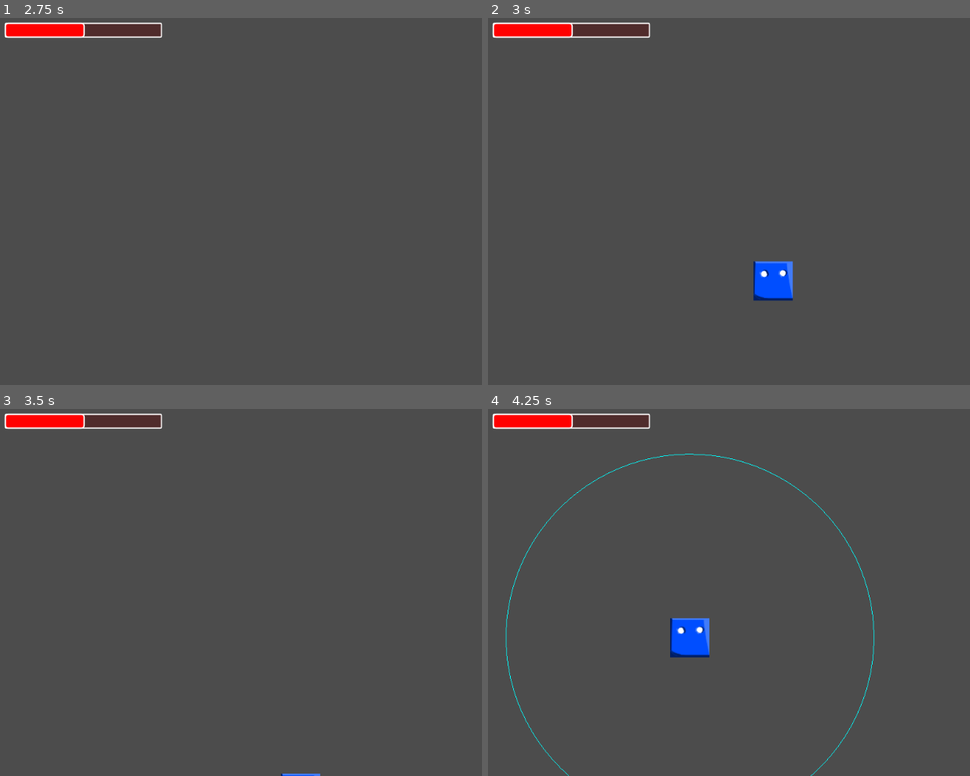
Above: before the commit, frames 1-4 (two rows, left to right).
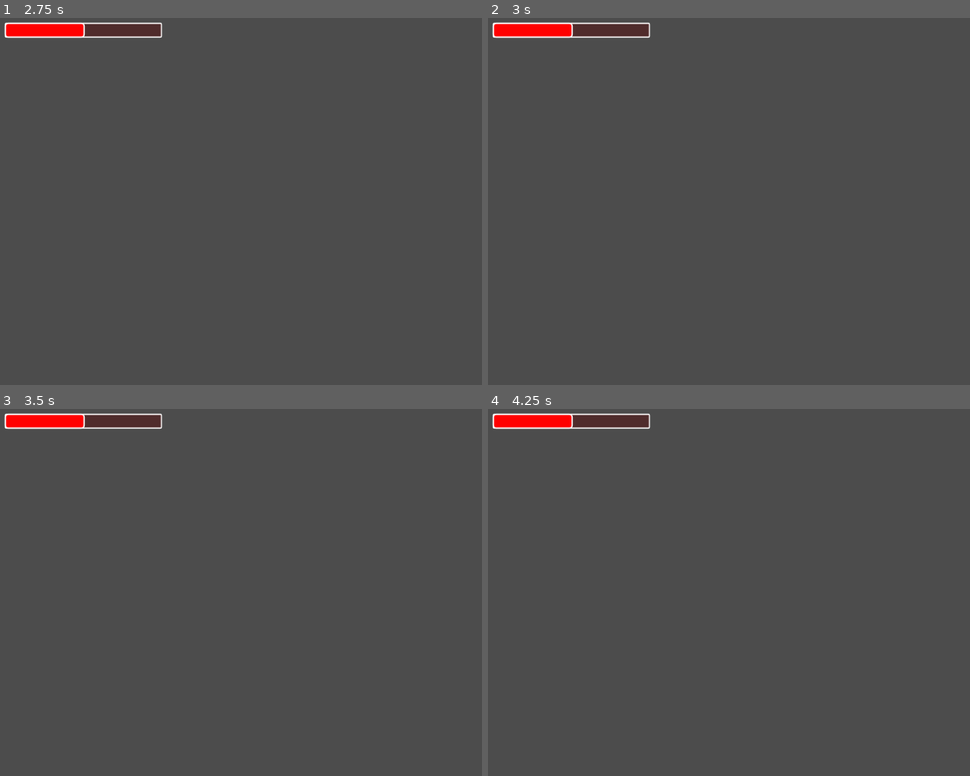
Above: after the commit, the same moments.

Repository: ARosyidG/LetsTryTP
Game: Godot game, scene res://Scene/1.tscn
The game is run twice, just before and just after one commit, with the same random seed, the same clock (stepped at 60 frames per second) and the same inputs.
Inputs (mouse positions are in pixels of both pictures, inside the frame that each line leads up to):
- Up to frame 1 (2.75 s): move the mouse to (453, 183) at 0.52 s; hold Right mouse button (RMB) 0.53-1.28 s; hold D (move_right) 0.53-2.03 s; tap W (Jump) at 0.77, 1.52 s; move the mouse to (187, 219) at 1.27 s; right-click (187, 219) at 1.35 s; tap Enter at 2 s; move the mouse to (375, 120) at 2.02 s; hold A (Move_left) from 2.03 s (still down); hold Right mouse button (RMB) from 2.03 s (still down)
- Up to frame 2 (3 s): tap R (restart) at 2.75 s; move the mouse to (772, 274) at 2.77 s; release A (Move_left) at 2.78 s; release Right mouse button (RMB) at 2.78 s; hold D (move_right) from 2.78 s (still down); right-click (772, 274) at 2.85 s
- Up to frame 3 (3.5 s): keep holding D (move_right); tap W (Jump) at 3.02 s
- Up to frame 4 (4.25 s): keep holding D (move_right); move the mouse to (outside the picture) at 3.52 s; hold Right mouse button (RMB) from 3.53 s (still down); tap W (Jump) at 3.77 s; tap R (restart) at 4.15 s

Frame 1 is identical in both runs. In frame 2, 0.9% of the frame differs, in the area x 55-64%, y 66-78%; in frame 3, less than 0.1%; in frame 4, 1.4%, in the area x 3-81%, y 12-100%.

Commit message:
fix bug

Diff:
--- a/Scene/1.gd
+++ b/Scene/1.gd
@@ -47,8 +47,7 @@
 		if ada:
 			get_parent().remove_child(TP_inh)
 			ada = false
-	if event.is_action_pressed("restart"):
-		get_tree().reload_current_scene()
+
 
 func calculate_move_velocity(
 	kecepatan_linear: Vector2,
--- a/Scene/Bullet.tscn
+++ b/Scene/Bullet.tscn
@@ -15,11 +15,3 @@
 [node name="bullet" type="Sprite" parent="."]
 position = Vector2( -56, -8 )
 texture = ExtResource( 1 )
-
-[node name="Area2D" type="Area2D" parent="."]
-
-[node name="CollisionShape2D" type="CollisionPolygon2D" parent="Area2D"]
-position = Vector2( -64, -8 )
-polygon = PoolVector2Array( 0, -8, 32, 0, 0, 8, -8, 8, -16, 0, -8, -8 )
-
-[connection signal="body_entered" from="Area2D" to="." method="_on_Area2D_body_entered"]
--- a/Scene/Level/GAME.gd
+++ b/Scene/Level/GAME.gd
@@ -7,3 +7,6 @@
 	Player_health.connect("changed", health_bar, "set_value")
 	Player_health.connect("max_changed", health_bar, "set_max")
 	Player_health.initialize()
+func _input(event):
+	if event.is_action_pressed("restart"):
+		get_tree().reload_current_scene()
